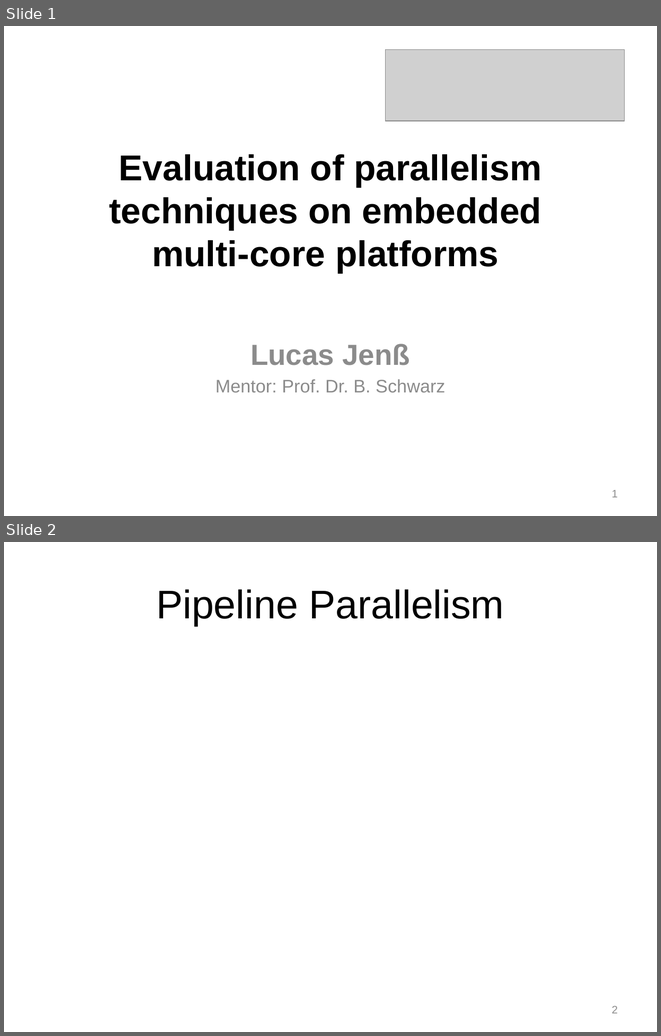
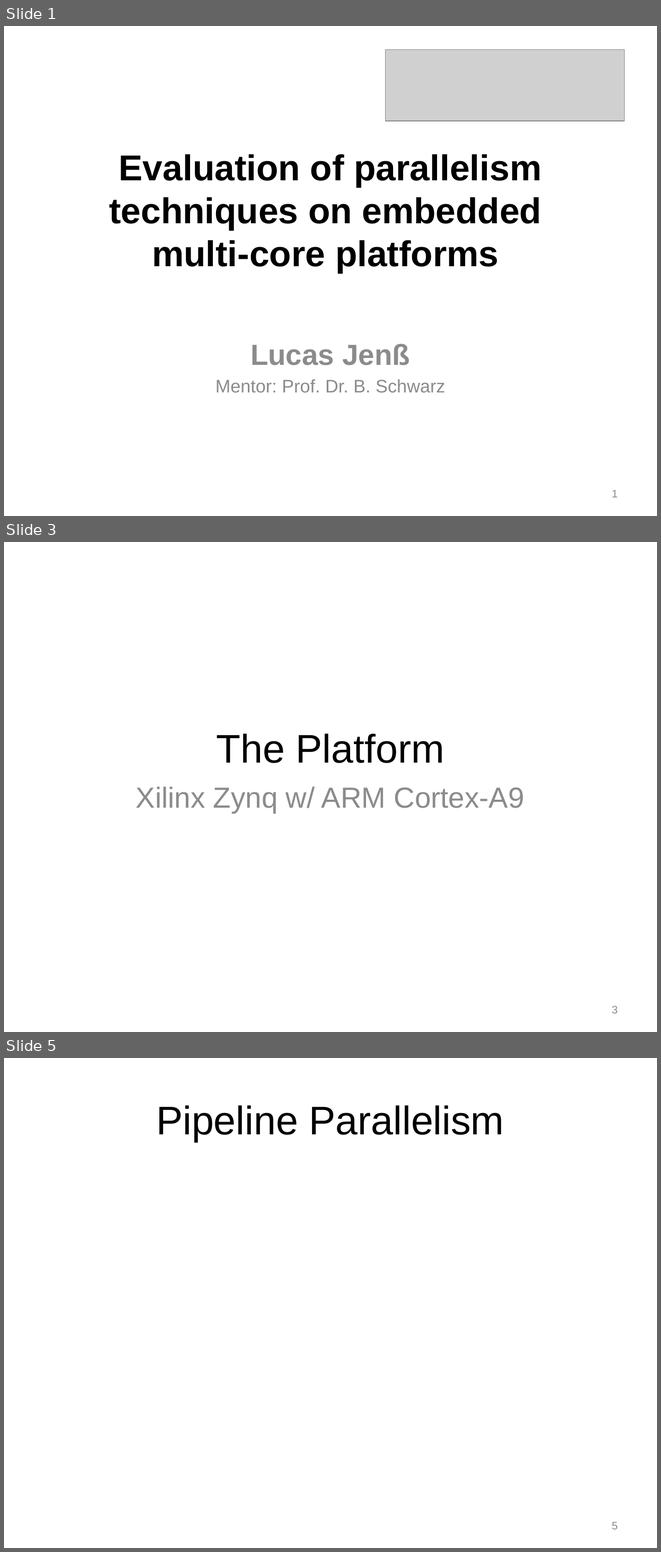
Before and after one commit to Jule/aw1, a slide deck: Praese/Presentation1.pptx. Shown one above the other, each under a label of ours: slides 1 and 2 before the commit, slides 1, 3 and 5 after it; the slides between them are not shown. The pictures are 661x1036 and 661x1552 pixels, drawn with LibreOffice and Linux fonts; fonts in the diff are those of the drawing; grey boxes stand for pictures; background and template pictures are left out. Boxes give left, top, right and bottom in pixels: in the first picture for what was removed or moved away, otherwise in the second. Text is boxed around its words. In the diff, an @@ line names an element or a change of style, - is before the commit and + after.

```diff
--- a/Praese/Presentation1.pptx
+++ b/Praese/Presentation1.pptx
@@ slide 3 added at (4,542,657,1032), background picture (left out) @@
@@ title added at (216,733,444,763), 44 pt, text #000000 @@
+The Platform
@@ subtitle added at (136,786,524,813), 32 pt, text #8C8C8C @@
+Xilinx Zynq w/ ARM Cortex-A9
@@ page number added at (612,1006,618,1013), 12 pt, text #8C8C8C @@
+3
@@ what was slide 2 is now slide 5 @@
@@ page number at (612,1522,618,1529): text changed @@
-2
+5
```
Also in this commit, not shown: 1 slide changed, 20 other slides added, 2 slides removed.
